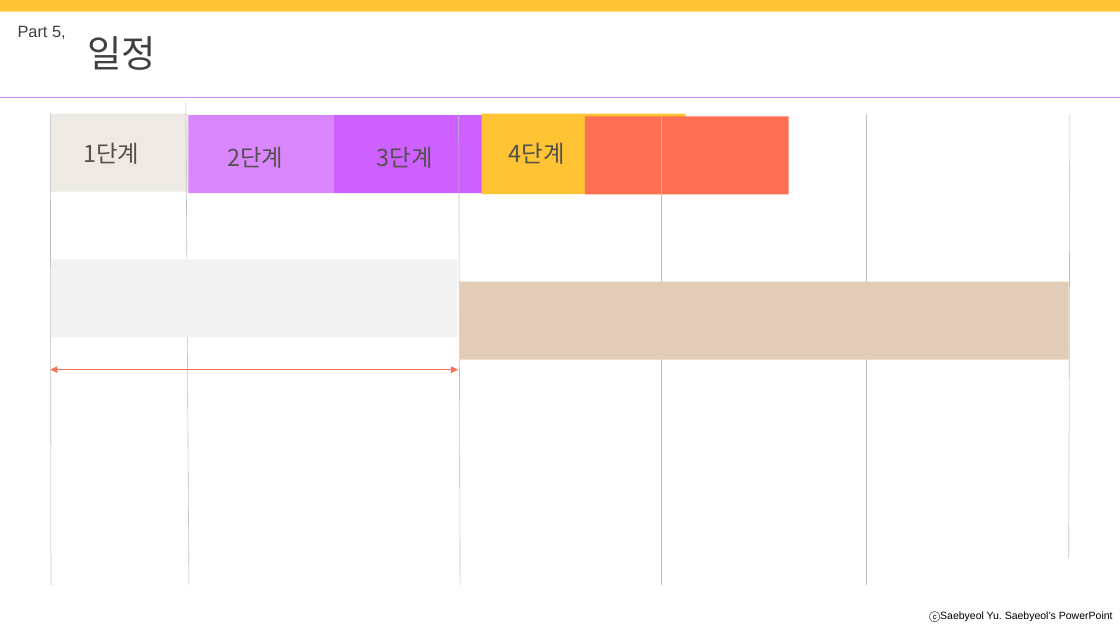
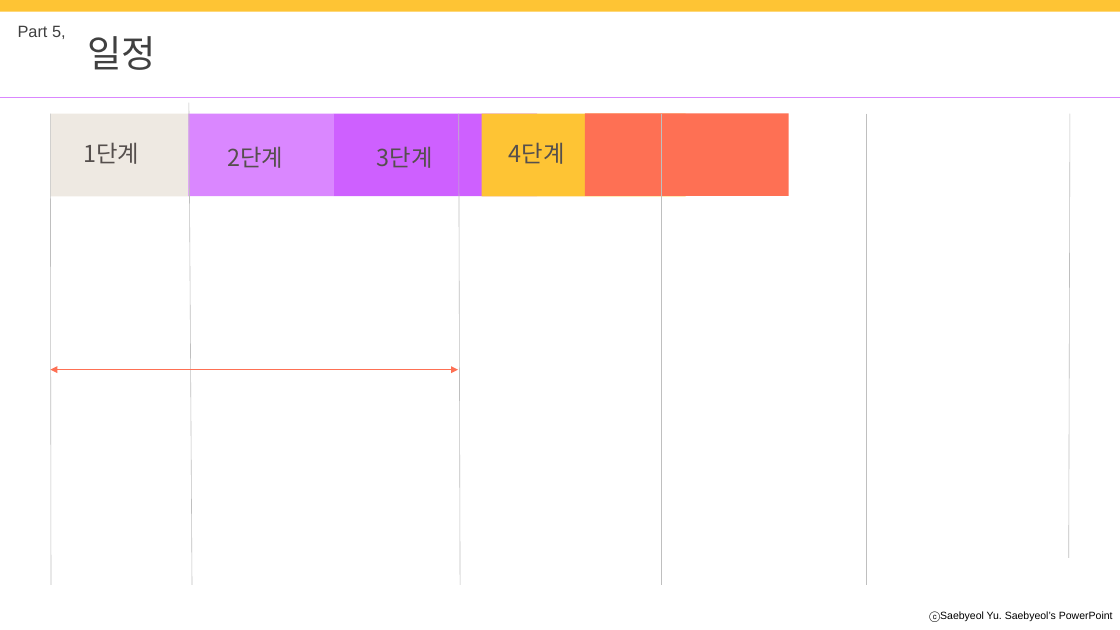
Before and after one commit to jinrang2/tj201130_kkij, a slide deck: slide 7 of gon/범죄분석 피피티_템블릿.pptx. Drawn at 1120x630 pixels with LibreOffice and Linux fonts; fonts in the diff are those of the drawing. Boxes give left, top, right and bottom in pixels: in the first picture for what was removed or moved away, otherwise in the second. Text is boxed around its words. In the diff, an @@ line names an element or a change of style, - is before the commit and + after.

```diff
--- a/gon/범죄분석 피피티_템블릿.pptx
+++ b/gon/범죄분석 피피티_템블릿.pptx
@@ rectangle: place and size @@
-rectangle at (50, 113, 189, 192)
+rectangle at (50, 113, 189, 196)
@@ line moved from (186, 103) - (189, 585) to (189, 103) - (192, 585) @@
@@ rectangle: place and size @@
-rectangle at (585, 117, 789, 195)
+rectangle at (585, 113, 789, 196)
@@ rectangle removed at (51, 260, 458, 338) @@
@@ rectangle removed at (460, 281, 1070, 360) @@
```
Also in this commit, not shown: 1 other file.
